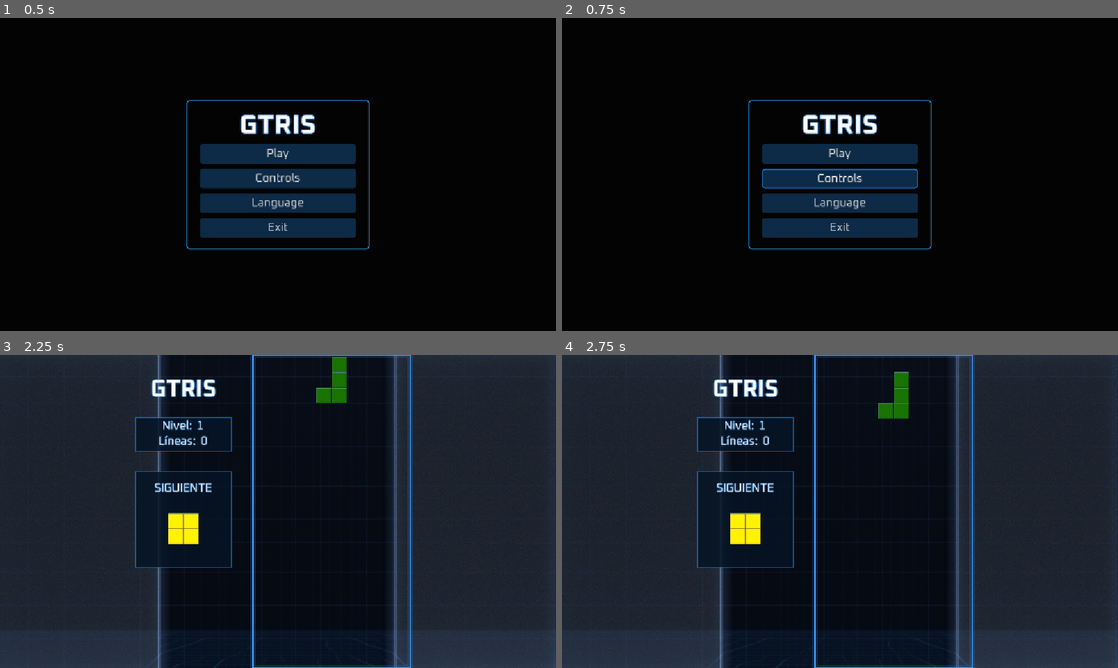
Above: before the commit, frames 1-4 (two rows, left to right).
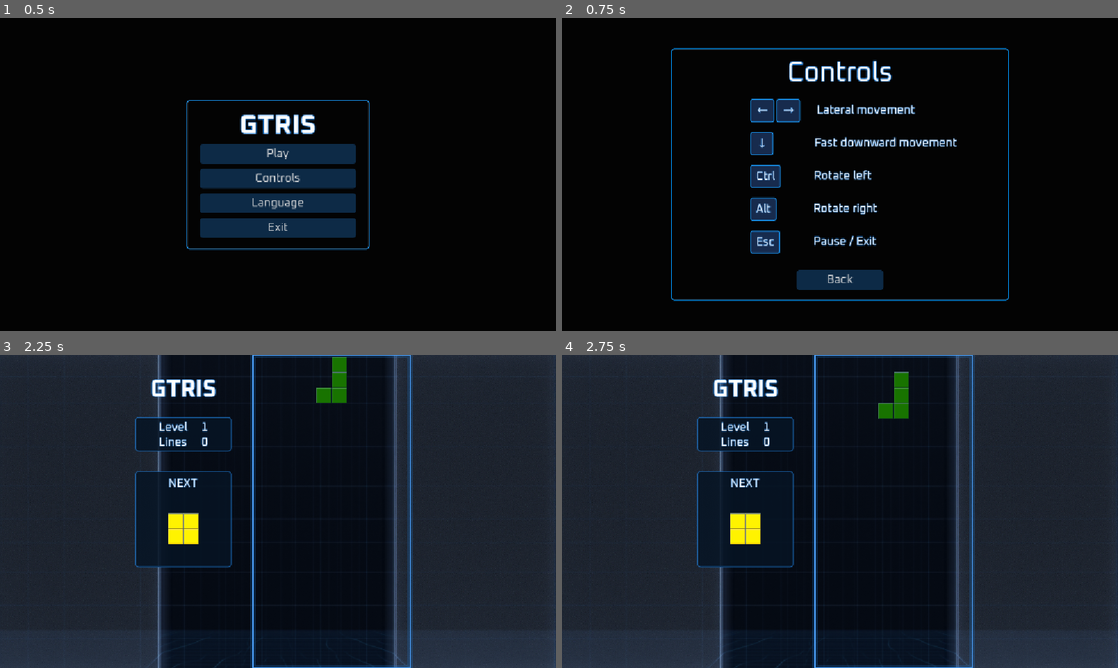
Above: after the commit, the same moments.

Repository: Garytoman79/gtris
Game: Godot game, scene res://scenes/main_menu/main_menu.tscn
The game is run twice, just before and just after one commit, with the same random seed, the same clock (stepped at 60 frames per second) and the same inputs.
Inputs (mouse positions are in pixels of both pictures, inside the frame that each line leads up to):
- Up to frame 1 (0.5 s): no input
- Up to frame 2 (0.75 s): click "Controls" at 0.5 s
- Up to frame 3 (2.25 s): click (278, 617) at 1.25 s, where only the run after the commit has a clickable "Back"; click "Play" at 2 s
- Up to frame 4 (2.75 s): no input

Frame 1 is identical in both runs. In frame 2, 13% of the frame differs, in the area x 19-81%, y 9-91%; in frame 3, 1.0%; in frame 4, 1.0%.

Commit message:
UI tablero juego con traducciones implementadas

Diff:
--- a/scenes/board/board.gd
+++ b/scenes/board/board.gd
@@ -50,6 +50,7 @@
 func _ready() -> void:
 	get_viewport().size_changed.connect(center_playfield)
 	center_playfield()
+	set_ui()
 	prepare_pause_dialog()
 
 	for y in range(ROWS):
@@ -59,6 +60,7 @@
 		grid.append(row)
 
 	next_piece_scene = pieces.pick_random()
+
 	update_next_piece_preview()
 	spawn_piece(5, 0)
 
@@ -102,6 +104,12 @@
 	$QuitConfirmationDialog.dialog_text = tr("QUIT_CONFIRM_TEXT")
 	$QuitConfirmationDialog.get_ok_button().text = tr("QUIT_CONFIRM_EXIT")
 	$QuitConfirmationDialog.get_cancel_button().text = tr("QUIT_CONFIRM_CONTINUE")
+
+
+func set_ui() -> void:
+	$GameLayout/HUD/LevelTextLabel/LevelLabel.text = tr("BOARD_LEVEL")
+	$GameLayout/HUD/LinesTextLabel/LinesLabel.text = tr("BOARD_LINES")
+	$GameLayout/HUD/NextTitle.text = tr("BOARD_NEXT")
 #endregion
 
 
--- a/scenes/board/board.tscn
+++ b/scenes/board/board.tscn
@@ -29,6 +29,10 @@
 border_width_right = 2
 border_width_bottom = 2
 border_color = Color(0.11764706, 0.47058824, 0.8156863, 0.627451)
+corner_radius_top_left = 6
+corner_radius_top_right = 6
+corner_radius_bottom_right = 6
+corner_radius_bottom_left = 6
 
 [sub_resource type="LabelSettings" id="LabelSettings_7x8du"]
 font_size = 42
@@ -144,28 +148,29 @@
 text = "GTRIS"
 
 [node name="LevelTextLabel" type="HBoxContainer" parent="GameLayout/HUD" unique_id=992193953]
-offset_left = 31.0
-offset_top = 124.0
-offset_right = 117.0
-offset_bottom = 164.0
+offset_left = 24.0
+offset_top = 127.0
+offset_right = 126.0
+offset_bottom = 167.0
 
 [node name="LevelLabel" type="Label" parent="GameLayout/HUD/LevelTextLabel" unique_id=63036758]
+custom_minimum_size = Vector2(84, 0)
 layout_mode = 2
-text = "Nivel: "
+size_flags_horizontal = 3
 
 [node name="LevelValue" type="Label" parent="GameLayout/HUD/LevelTextLabel" unique_id=958649619]
 layout_mode = 2
 text = "1"
 
 [node name="LinesTextLabel" type="HBoxContainer" parent="GameLayout/HUD" unique_id=66637436]
-offset_left = 23.0
-offset_top = 156.0
-offset_right = 125.0
-offset_bottom = 196.0
+offset_left = 24.0
+offset_top = 158.0
+offset_right = 126.0
+offset_bottom = 198.0
 
 [node name="LinesLabel" type="Label" parent="GameLayout/HUD/LinesTextLabel" unique_id=451357341]
 layout_mode = 2
-text = "Líneas: "
+size_flags_horizontal = 3
 
 [node name="LinesValue" type="Label" parent="GameLayout/HUD/LinesTextLabel" unique_id=394710716]
 layout_mode = 2
@@ -185,10 +190,10 @@
 
 [node name="NextTitle" type="Label" parent="GameLayout/HUD" unique_id=358288067]
 offset_left = 15.0
-offset_top = 260.0
+offset_top = 250.0
 offset_right = 134.0
-offset_bottom = 285.0
-text = "SIGUIENTE"
+offset_bottom = 275.0
+horizontal_alignment = 1
 
 [connection signal="canceled" from="QuitConfirmationDialog" to="." method="_on_quit_confirmation_dialog_canceled"]
 [connection signal="confirmed" from="QuitConfirmationDialog" to="." method="_on_quit_confirmation_dialog_confirmed"]
--- /dev/null
+++ b/scenes/controls_menu/controls_menu.gd
@@ -0,0 +1,19 @@
+extends Control
+
+
+func _ready() -> void:
+	set_controls_text()
+
+
+func set_controls_text() -> void:
+	$PanelContainer/VBoxContainer/TitleMarginContainer/TitleLabel.text = tr("MENU_CONTROLS")
+	$PanelContainer/VBoxContainer/RowsMarginContainer/RowsVBoxContainer/LateralMovementRow/MarginContainer/DescriptionLabel.text = tr("CONTROLS_LATERAL_MOVEMENT")
+	$PanelContainer/VBoxContainer/RowsMarginContainer/RowsVBoxContainer/DownMovementRow/MarginContainer/DescriptionLabel.text = tr("CONTROLS_FAST_DOWN")
+	$PanelContainer/VBoxContainer/RowsMarginContainer/RowsVBoxContainer/LeftRotateMovementRow/MarginContainerLeft/LeftDescriptionLabel.text = tr("CONTROLS_ROTATE_LEFT")
+	$PanelContainer/VBoxContainer/RowsMarginContainer/RowsVBoxContainer/RightRotateMovementRow/MarginContainerRight/RightDescriptionLabel.text = tr("CONTROLS_ROTATE_RIGHT")
+	$PanelContainer/VBoxContainer/RowsMarginContainer/RowsVBoxContainer/PauseRow/MarginContainer/DescriptionLabel.text = tr("CONTROLS_PAUSE_EXIT")
+	$PanelContainer/VBoxContainer/ButtonMarginContainer/BackButton.text = tr("MENU_BACK")
+
+
+func _on_back_button_pressed() -> void:
+	get_tree().change_scene_to_file("res://scenes/main_menu/main_menu.tscn")
--- /dev/null
+++ b/scenes/controls_menu/controls_menu.tscn
@@ -0,0 +1,282 @@
+[gd_scene format=3 uid="uid://dfn3mp87jcmyi"]
+
+[ext_resource type="Theme" uid="uid://cywcp4p8o508q" path="res://assets/themes/gtris_ui_theme.tres" id="1_5fwky"]
+[ext_resource type="Script" uid="uid://dmqbmww4hhwma" path="res://scenes/controls_menu/controls_menu.gd" id="1_kt6ws"]
+
+[sub_resource type="StyleBoxFlat" id="StyleBoxFlat_hgh05"]
+bg_color = Color(0.6, 0.6, 0.6, 0)
+border_width_left = 2
+border_width_top = 2
+border_width_right = 2
+border_width_bottom = 2
+border_color = Color(0, 0.6, 1, 1)
+corner_radius_top_left = 6
+corner_radius_top_right = 6
+corner_radius_bottom_right = 6
+corner_radius_bottom_left = 6
+
+[sub_resource type="StyleBoxFlat" id="StyleBoxFlat_bly36"]
+content_margin_left = 14.0
+content_margin_top = 6.0
+content_margin_right = 12.0
+content_margin_bottom = 10.0
+bg_color = Color(0.09019608, 0.16862746, 0.3019608, 1)
+border_width_left = 2
+border_width_top = 2
+border_width_right = 2
+border_width_bottom = 2
+border_color = Color(0.08627451, 0.52156866, 0.84705883, 1)
+corner_radius_top_left = 4
+corner_radius_top_right = 4
+corner_radius_bottom_right = 4
+corner_radius_bottom_left = 4
+
+[sub_resource type="StyleBoxFlat" id="StyleBoxFlat_5ca2x"]
+content_margin_left = 14.0
+content_margin_top = 6.0
+content_margin_right = 12.0
+content_margin_bottom = 10.0
+bg_color = Color(0.09019608, 0.16862746, 0.3019608, 1)
+border_width_left = 2
+border_width_top = 2
+border_width_right = 2
+border_width_bottom = 2
+border_color = Color(0.08627451, 0.52156866, 0.84705883, 1)
+corner_radius_top_left = 4
+corner_radius_top_right = 4
+corner_radius_bottom_right = 4
+corner_radius_bottom_left = 4
+
+[sub_resource type="StyleBoxFlat" id="StyleBoxFlat_5fwky"]
+content_margin_left = 18.0
+content_margin_top = 6.0
+content_margin_right = 12.0
+content_margin_bottom = 10.0
+bg_color = Color(0.09019608, 0.16862746, 0.3019608, 1)
+border_width_left = 2
+border_width_top = 2
+border_width_right = 2
+border_width_bottom = 2
+border_color = Color(0.08627451, 0.52156866, 0.84705883, 1)
+corner_radius_top_left = 4
+corner_radius_top_right = 4
+corner_radius_bottom_right = 4
+corner_radius_bottom_left = 4
+
+[sub_resource type="StyleBoxFlat" id="StyleBoxFlat_7pusw"]
+content_margin_left = 12.0
+content_margin_top = 12.0
+content_margin_right = 12.0
+content_margin_bottom = 10.0
+bg_color = Color(0.09019608, 0.16862746, 0.3019608, 1)
+border_width_left = 2
+border_width_top = 2
+border_width_right = 2
+border_width_bottom = 2
+border_color = Color(0.08627451, 0.52156866, 0.84705883, 1)
+corner_radius_top_left = 4
+corner_radius_top_right = 4
+corner_radius_bottom_right = 4
+corner_radius_bottom_left = 4
+
+[sub_resource type="StyleBoxFlat" id="StyleBoxFlat_cbrt7"]
+content_margin_left = 12.0
+content_margin_top = 12.0
+content_margin_right = 12.0
+content_margin_bottom = 10.0
+bg_color = Color(0.09019608, 0.16862746, 0.3019608, 1)
+border_width_left = 2
+border_width_top = 2
+border_width_right = 2
+border_width_bottom = 2
+border_color = Color(0.08627451, 0.52156866, 0.84705883, 1)
+corner_radius_top_left = 4
+corner_radius_top_right = 4
+corner_radius_bottom_right = 4
+corner_radius_bottom_left = 4
+
+[sub_resource type="StyleBoxFlat" id="StyleBoxFlat_t85kk"]
+content_margin_left = 12.0
+content_margin_top = 12.0
+content_margin_right = 12.0
+content_margin_bottom = 10.0
+bg_color = Color(0.09019608, 0.16862746, 0.3019608, 1)
+border_width_left = 2
+border_width_top = 2
+border_width_right = 2
+border_width_bottom = 2
+border_color = Color(0.08627451, 0.52156866, 0.84705883, 1)
+corner_radius_top_left = 4
+corner_radius_top_right = 4
+corner_radius_bottom_right = 4
+corner_radius_bottom_left = 4
+
+[node name="ControlsMenu" type="Control" unique_id=1577230131]
+layout_mode = 3
+anchors_preset = 15
+anchor_right = 1.0
+anchor_bottom = 1.0
+grow_horizontal = 2
+grow_vertical = 2
+theme = ExtResource("1_5fwky")
+script = ExtResource("1_kt6ws")
+
+[node name="PanelContainer" type="PanelContainer" parent="." unique_id=1018349863]
+custom_minimum_size = Vector2(700, 430)
+layout_mode = 1
+anchors_preset = 8
+anchor_left = 0.5
+anchor_top = 0.5
+anchor_right = 0.5
+anchor_bottom = 0.5
+offset_left = -66.0
+offset_top = -146.5
+offset_right = 66.0
+offset_bottom = 146.5
+grow_horizontal = 2
+grow_vertical = 2
+theme_override_styles/panel = SubResource("StyleBoxFlat_hgh05")
+
+[node name="VBoxContainer" type="VBoxContainer" parent="PanelContainer" unique_id=1059083318]
+layout_mode = 2
+theme_override_constants/separation = 16
+
+[node name="TitleMarginContainer" type="MarginContainer" parent="PanelContainer/VBoxContainer" unique_id=540057285]
+layout_mode = 2
+size_flags_horizontal = 4
+size_flags_vertical = 4
+theme_override_constants/margin_top = 20
+theme_override_constants/margin_bottom = 10
+
+[node name="TitleLabel" type="Label" parent="PanelContainer/VBoxContainer/TitleMarginContainer" unique_id=1557835007]
+layout_mode = 2
+theme_override_constants/outline_size = 6
+theme_override_font_sizes/font_size = 56
+
+[node name="RowsMarginContainer" type="MarginContainer" parent="PanelContainer/VBoxContainer" unique_id=296560565]
+layout_mode = 2
+theme_override_constants/margin_left = 162
+theme_override_constants/margin_right = 100
+
+[node name="RowsVBoxContainer" type="VBoxContainer" parent="PanelContainer/VBoxContainer/RowsMarginContainer" unique_id=720463327]
+layout_mode = 2
+theme_override_constants/separation = 20
+
+[node name="LateralMovementRow" type="HBoxContainer" parent="PanelContainer/VBoxContainer/RowsMarginContainer/RowsVBoxContainer" unique_id=198673731]
+layout_mode = 2
+
+[node name="LeftKey" type="PanelContainer" parent="PanelContainer/VBoxContainer/RowsMarginContainer/RowsVBoxContainer/LateralMovementRow" unique_id=1475930098]
+custom_minimum_size = Vector2(48, 48)
+layout_mode = 2
+theme_override_styles/panel = SubResource("StyleBoxFlat_bly36")
+
+[node name="KeyLabel" type="Label" parent="PanelContainer/VBoxContainer/RowsMarginContainer/RowsVBoxContainer/LateralMovementRow/LeftKey" unique_id=544912385]
+layout_mode = 2
+size_flags_horizontal = 4
+text = "←"
+horizontal_alignment = 1
+vertical_alignment = 1
+
+[node name="RightKey" type="PanelContainer" parent="PanelContainer/VBoxContainer/RowsMarginContainer/RowsVBoxContainer/LateralMovementRow" unique_id=1901957400]
+custom_minimum_size = Vector2(48, 48)
+layout_mode = 2
+theme_override_styles/panel = SubResource("StyleBoxFlat_5ca2x")
+
+[node name="KeyLabel" type="Label" parent="PanelContainer/VBoxContainer/RowsMarginContainer/RowsVBoxContainer/LateralMovementRow/RightKey" unique_id=823319399]
+layout_mode = 2
+text = "→"
+
+[node name="MarginContainer" type="MarginContainer" parent="PanelContainer/VBoxContainer/RowsMarginContainer/RowsVBoxContainer/LateralMovementRow" unique_id=1029325222]
+layout_mode = 2
+theme_override_constants/margin_left = 30
+
+[node name="DescriptionLabel" type="Label" parent="PanelContainer/VBoxContainer/RowsMarginContainer/RowsVBoxContainer/LateralMovementRow/MarginContainer" unique_id=837471959]
+layout_mode = 2
+
+[node name="DownMovementRow" type="HBoxContainer" parent="PanelContainer/VBoxContainer/RowsMarginContainer/RowsVBoxContainer" unique_id=896109973]
+layout_mode = 2
+
+[node name="DownKey" type="PanelContainer" parent="PanelContainer/VBoxContainer/RowsMarginContainer/RowsVBoxContainer/DownMovementRow" unique_id=178925134]
+custom_minimum_size = Vector2(48, 48)
+layout_mode = 2
+theme_override_styles/panel = SubResource("StyleBoxFlat_5fwky")
+
+[node name="KeyLabel" type="Label" parent="PanelContainer/VBoxContainer/RowsMarginContainer/RowsVBoxContainer/DownMovementRow/DownKey" unique_id=456937924]
+layout_mode = 2
+text = "↓"
+
+[node name="MarginContainer" type="MarginContainer" parent="PanelContainer/VBoxContainer/RowsMarginContainer/RowsVBoxContainer/DownMovementRow" unique_id=1058906409]
+layout_mode = 2
+theme_override_constants/margin_left = 81
+
+[node name="DescriptionLabel" type="Label" parent="PanelContainer/VBoxContainer/RowsMarginContainer/RowsVBoxContainer/DownMovementRow/MarginContainer" unique_id=801665526]
+layout_mode = 2
+
+[node name="LeftRotateMovementRow" type="HBoxContainer" parent="PanelContainer/VBoxContainer/RowsMarginContainer/RowsVBoxContainer" unique_id=1219631409]
+layout_mode = 2
+
+[node name="LeftRotateKey" type="PanelContainer" parent="PanelContainer/VBoxContainer/RowsMarginContainer/RowsVBoxContainer/LeftRotateMovementRow" unique_id=239693878]
+custom_minimum_size = Vector2(48, 48)
+layout_mode = 2
+theme_override_styles/panel = SubResource("StyleBoxFlat_7pusw")
+
+[node name="KeyLabel" type="Label" parent="PanelContainer/VBoxContainer/RowsMarginContainer/RowsVBoxContainer/LeftRotateMovementRow/LeftRotateKey" unique_id=187379632]
+layout_mode = 2
+text = "Ctrl"
+
+[node name="MarginContainerLeft" type="MarginContainer" parent="PanelContainer/VBoxContainer/RowsMarginContainer/RowsVBoxContainer/LeftRotateMovementRow" unique_id=311217320]
+layout_mode = 2
+theme_override_constants/margin_left = 65
+
+[node name="LeftDescriptionLabel" type="Label" parent="PanelContainer/VBoxContainer/RowsMarginContainer/RowsVBoxContainer/LeftRotateMovementRow/MarginContainerLeft" unique_id=292183099]
+layout_mode = 2
+
+[node name="RightRotateMovementRow" type="HBoxContainer" parent="PanelContainer/VBoxContainer/RowsMarginContainer/RowsVBoxContainer" unique_id=712671732]
+layout_mode = 2
+
+[node name="RightRotateKey" type="PanelContainer" parent="PanelContainer/VBoxContainer/RowsMarginContainer/RowsVBoxContainer/RightRotateMovementRow" unique_id=47961600]
+custom_minimum_size = Vector2(48, 48)
+layout_mode = 2
+theme_override_styles/panel = SubResource("StyleBoxFlat_cbrt7")
+
+[node name="KeyLabel" type="Label" parent="PanelContainer/VBoxContainer/RowsMarginContainer/RowsVBoxContainer/RightRotateMovementRow/RightRotateKey" unique_id=1322604417]
+layout_mode = 2
+text = "Alt"
+
+[node name="MarginContainerRight" type="MarginContainer" parent="PanelContainer/VBoxContainer/RowsMarginContainer/RowsVBoxContainer/RightRotateMovementRow" unique_id=1242801359]
+layout_mode = 2
+theme_override_constants/margin_left = 72
+
+[node name="RightDescriptionLabel" type="Label" parent="PanelContainer/VBoxContainer/RowsMarginContainer/RowsVBoxContainer/RightRotateMovementRow/MarginContainerRight" unique_id=397637078]
+layout_mode = 2
+
+[node name="PauseRow" type="HBoxContainer" parent="PanelContainer/VBoxContainer/RowsMarginContainer/RowsVBoxContainer" unique_id=241642170]
+layout_mode = 2
+
+[node name="PauseKey" type="PanelContainer" parent="PanelContainer/VBoxContainer/RowsMarginContainer/RowsVBoxContainer/PauseRow" unique_id=942805556]
+custom_minimum_size = Vector2(48, 48)
+layout_mode = 2
+theme_override_styles/panel = SubResource("StyleBoxFlat_t85kk")
+
+[node name="KeyLabel" type="Label" parent="PanelContainer/VBoxContainer/RowsMarginContainer/RowsVBoxContainer/PauseRow/PauseKey" unique_id=421254353]
+layout_mode = 2
+text = "Esc"
+
+[node name="MarginContainer" type="MarginContainer" parent="PanelContainer/VBoxContainer/RowsMarginContainer/RowsVBoxContainer/PauseRow" unique_id=230613452]
+layout_mode = 2
+theme_override_constants/margin_left = 65
+
+[node name="DescriptionLabel" type="Label" parent="PanelContainer/VBoxContainer/RowsMarginContainer/RowsVBoxContainer/PauseRow/MarginContainer" unique_id=2014764667]
+layout_mode = 2
+
+[node name="ButtonMarginContainer" type="MarginContainer" parent="PanelContainer/VBoxContainer" unique_id=873044908]
+layout_mode = 2
+theme_override_constants/margin_top = 18
+theme_override_constants/margin_bottom = 20
+
+[node name="BackButton" type="Button" parent="PanelContainer/VBoxContainer/ButtonMarginContainer" unique_id=1298246099]
+custom_minimum_size = Vector2(180, 40)
+layout_mode = 2
+size_flags_horizontal = 4
+
+[connection signal="pressed" from="PanelContainer/VBoxContainer/ButtonMarginContainer/BackButton" to="." method="_on_back_button_pressed"]
--- a/scenes/main_menu/main_menu.gd
+++ b/scenes/main_menu/main_menu.gd
@@ -91,3 +91,7 @@
 
 func _on_exit_button_pressed() -> void:
 	get_tree().quit()
+
+
+func _on_controls_button_pressed() -> void:
+	get_tree().change_scene_to_file("res://scenes/controls_menu/controls_menu.tscn")
--- a/scenes/main_menu/main_menu.tscn
+++ b/scenes/main_menu/main_menu.tscn
@@ -82,6 +82,7 @@
 theme = ExtResource("4_uqeha")
 
 [connection signal="pressed" from="PanelContainer/MenuContainer/PlayButton" to="." method="_on_play_button_pressed"]
+[connection signal="pressed" from="PanelContainer/MenuContainer/ControlsButton" to="." method="_on_controls_button_pressed"]
 [connection signal="pressed" from="PanelContainer/MenuContainer/LanguageButton" to="." method="_on_language_button_pressed"]
 [connection signal="item_selected" from="PanelContainer/MenuContainer/LanguageOptionButton" to="." method="_on_language_option_button_item_selected"]
 [connection signal="pressed" from="PanelContainer/MenuContainer/ExitButton" to="." method="_on_exit_button_pressed"]
--- a/translations/translations.csv
+++ b/translations/translations.csv
@@ -9,3 +9,16 @@
 QUIT_CONFIRM_EXIT,Quit,Salir,Quitter
 ,,,
 LANG_NAME,English,Español,Français
+,,,
+CONTROLS_LATERAL_MOVEMENT,Lateral movement,Desplazamiento lateral,Déplacement latéral
+CONTROLS_FAST_DOWN,Fast downward movement,Descenso rápido,Descente rapide
+CONTROLS_ROTATE_LEFT,Rotate left,Girar a la izquierda,Tourner à gauche
+CONTROLS_ROTATE_RIGHT,Rotate right,Girar a la derecha,Tourner à droite
+CONTROLS_PAUSE_EXIT,Pause / Exit,Pausa / Salir,Pause / Quitter
+MENU_BACK,Back,Volver,Retour
+,,,
+BOARD_LEVEL,Level,Nivel,Niveau
+BOARD_LINES,Lines,Líneas,Lignes
+BOARD_NEXT,NEXT,SIGUIENTE,SUIVANT
+BOARD_RECORD,Record,Récord,Record
+BOARD_PLAYER,Player,Jugador,Joueur
Not shown, added: scenes/controls_menu/controls_menu.gd.uid
Binary file changed: translations/translations.en.translation
Binary file changed: translations/translations.es.translation
Binary file changed: translations/translations.fr.translation
